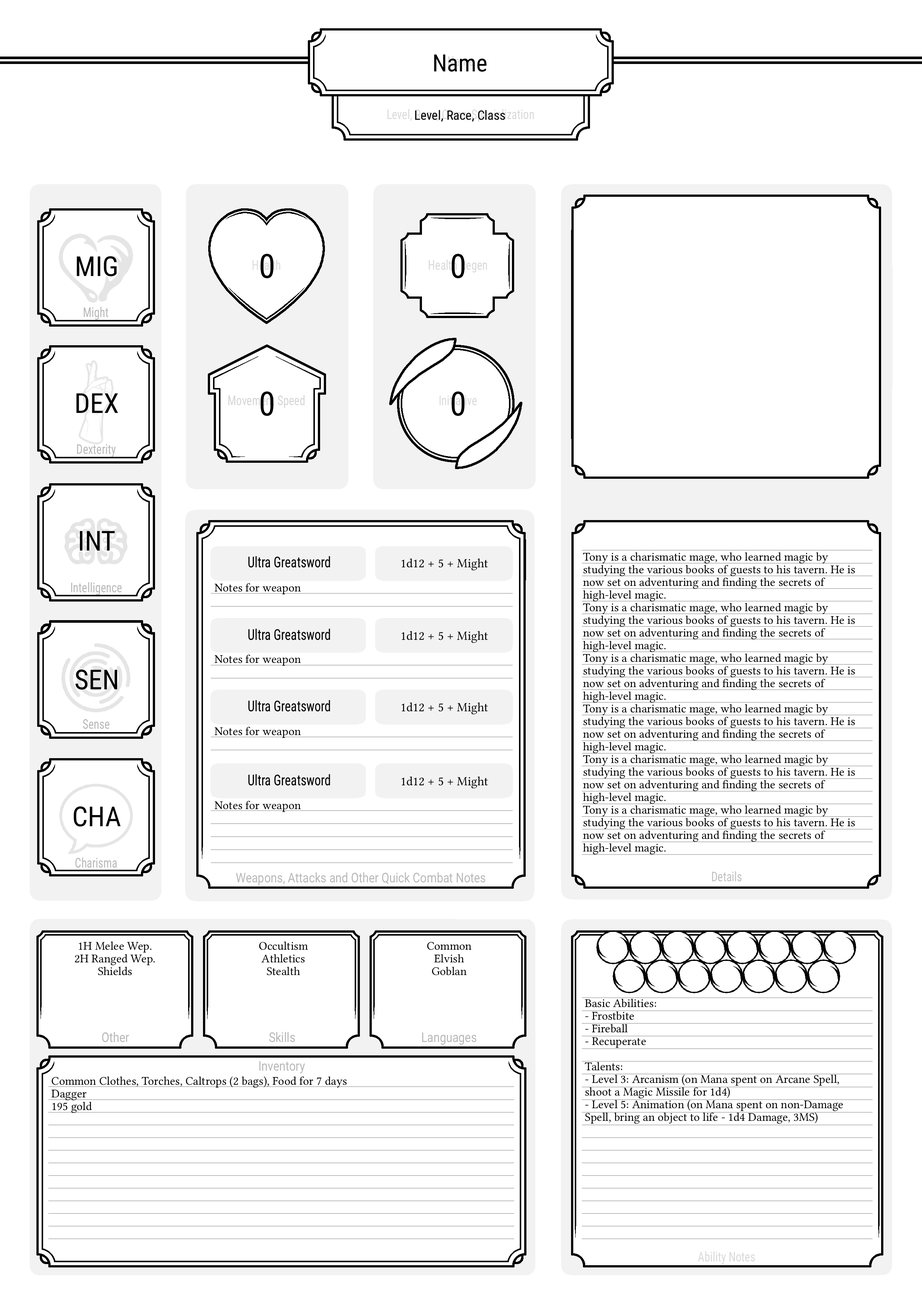
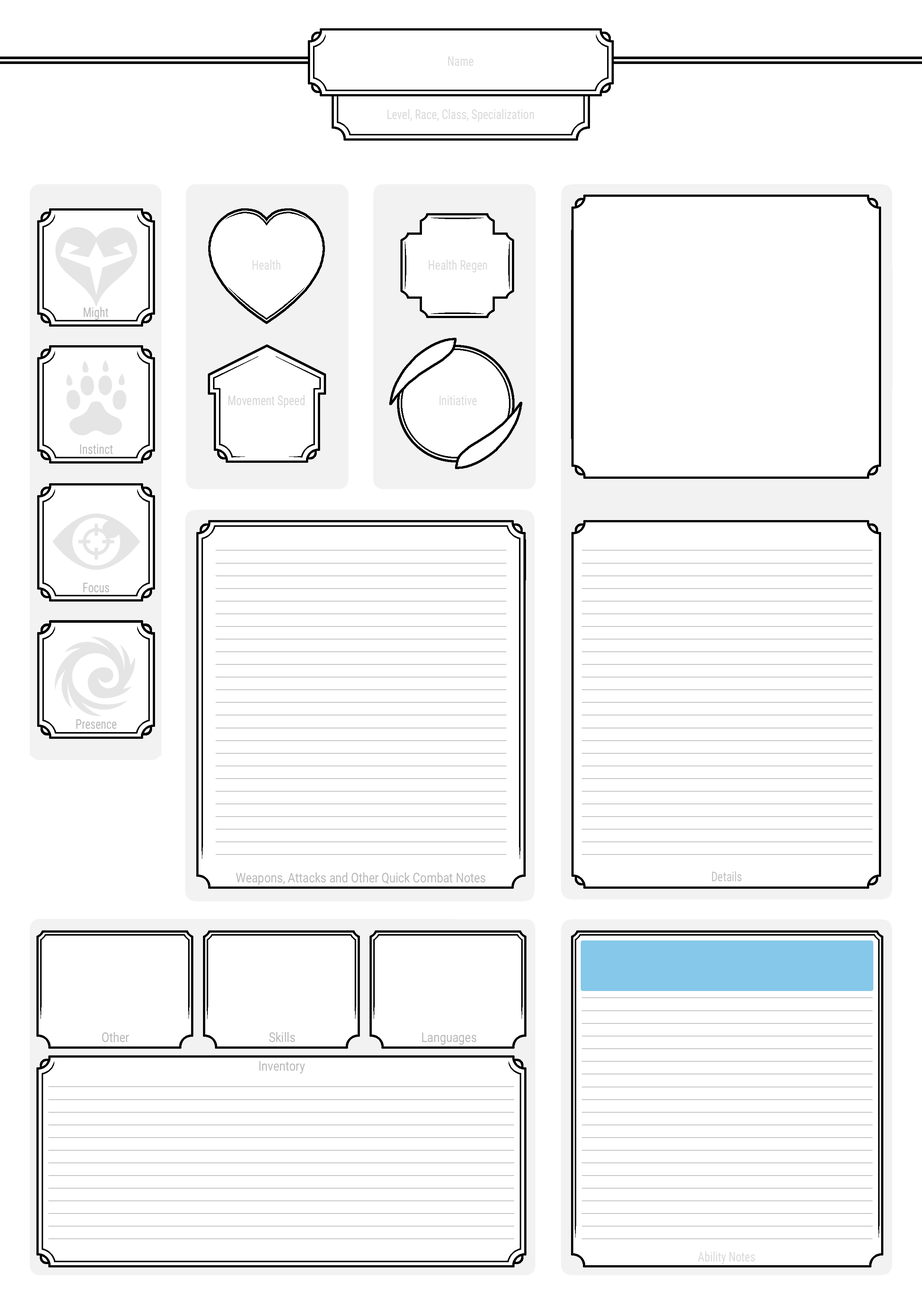
Revision of a layered 922 × 1305 image; what changed, layer by layer:
hid group "Form Fill" (36 layers) over (x1=51, y1=54, x2=874, y2=1124)
hid group "Weapons and Attacks" (16 layers) over (x1=214, y1=556, x2=489, y2=812)
added layer "centaur-heart" (10%) in group "Stats" over (x1=55, y1=226, x2=138, y2=307)
hid "Might" (1st of 2, in "Character Sheet" › "Stats") over (x1=58, y1=233, x2=134, y2=303)
added layer "Instinct" (1st of 2, in "Character Sheet" › "Stats") (10%) in group "Stats" over (x1=66, y1=360, x2=127, y2=436)
added layer "Focus" (1st of 2, in "Character Sheet" › "Stats") (10%) in group "Stats" over (x1=52, y1=513, x2=141, y2=570)
hid "Intelligence" over (x1=63, y1=517, x2=128, y2=565)
hid "Sense" over (x1=61, y1=643, x2=131, y2=713)
hid "Charisma" (1st of 2, in "Character Sheet" › "Stats") over (x1=59, y1=783, x2=134, y2=854)
added layer "rolling-energy" (10%) in group "Stats" over (x1=54, y1=636, x2=136, y2=716)
painted on "Stat" over (x1=37, y1=757, x2=156, y2=877)
hid "Wep1 Boxes" over (x1=210, y1=545, x2=514, y2=581)
hid "Wep1 Lines" over (x1=210, y1=592, x2=513, y2=607)
hid "Wep2 Boxes" over (x1=210, y1=617, x2=514, y2=653)
hid "Wep2 Lines" over (x1=210, y1=664, x2=513, y2=679)
hid "Wep3 Boxes" (1st of 2, in "Character Sheet" › "Middle") over (x1=210, y1=689, x2=514, y2=725)
hid "Wep3 Lines" (1st of 2, in "Character Sheet" › "Middle") over (x1=210, y1=736, x2=513, y2=751)
hid "Wep3 Boxes" (2nd of 2, in "Character Sheet" › "Middle") over (x1=210, y1=763, x2=514, y2=799)
hid "Wep3 Lines" (2nd of 2, in "Character Sheet" › "Middle") over (x1=210, y1=810, x2=513, y2=863)
added layer "Lines Description copy 2" in group "Middle" over (x1=215, y1=549, x2=507, y2=855)
added layer "Layer 1" in group "Right" over (x1=580, y1=940, x2=874, y2=991)
hid "Mana/Insight" over (x1=596, y1=931, x2=857, y2=994)
painted on "Middle Section" over (x1=29, y1=755, x2=162, y2=901)
…and 9 more changes (6 painted, 5 renamed, 3 visibility)
